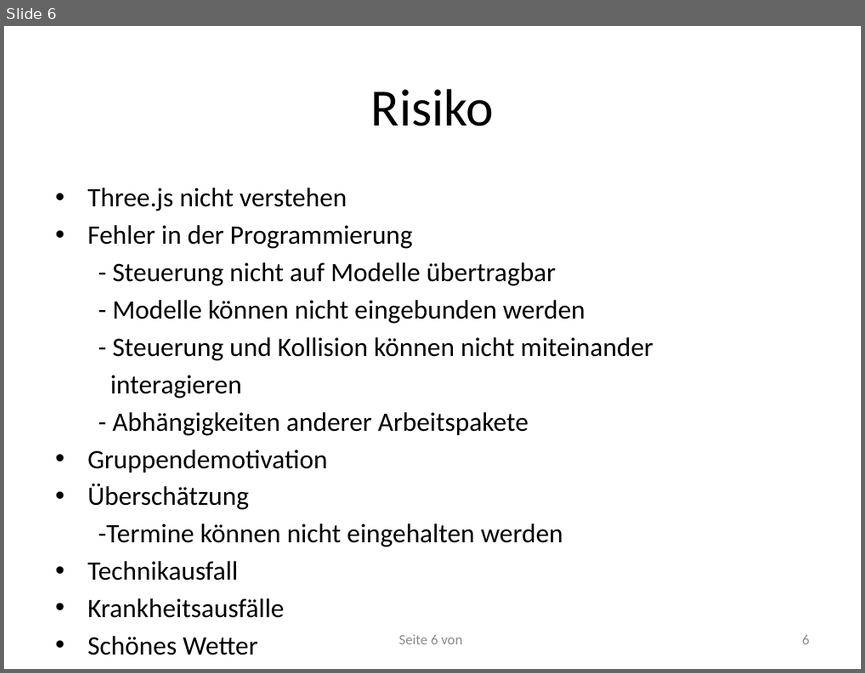
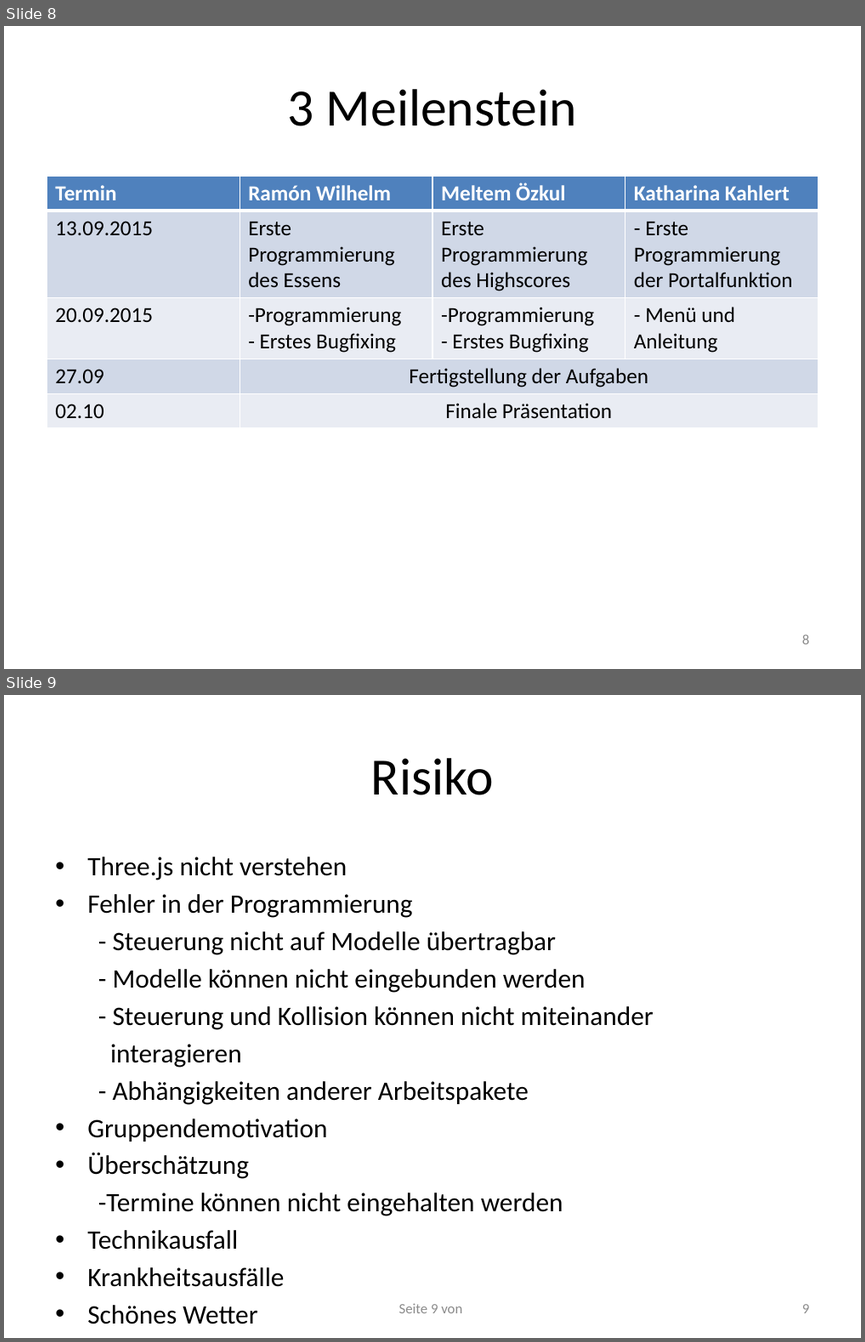
Before and after one commit to RamoramaInteractive/GDV-Projekt, a slide deck: Planungspraesentation-Mitte Juni/Planungspräsentation V. 1.pptx. Shown one above the other, each under a label of ours: slide 6 before the commit, slides 8 and 9 after it. The pictures are 865x673 and 865x1342 pixels, drawn with LibreOffice and Linux fonts; fonts in the diff are those of the drawing. Boxes give left, top, right and bottom in pixels: in the first picture for what was removed or moved away, otherwise in the second. Text is boxed around its words. In the diff, an @@ line names an element or a change of style, - is before the commit and + after.

Commit message:
Meilensteine geklärt

```diff
--- a/Planungspraesentation-Mitte Juni/Planungspräsentation V. 1.pptx
+++ b/Planungspraesentation-Mitte Juni/Planungspräsentation V. 1.pptx
@@ slide 8 added at <box>4,26,861,669</box>, background #FFFFFF @@
@@ title added at <box>288,89,577,126</box>, 44 pt, text #000000 @@
+3 Meilenstein
@@ table added at <box>46,176,818,426</box>, 5 rows, 4 columns @@
+Termin | Ramón Wilhelm | Meltem Özkul | Katharina Kahlert
+13.09.2015 | Erste Programmierung des Essens | Erste Programmierung des Highscores | - Erste Programmierung der Portalfunktion
+20.09.2015 | -Programmierung / - Erstes Bugfixing | -Programmierung / - Erstes Bugfixing | - Menü und Anleitung
+27.09 | Fertigstellung der Aufgaben |  | 
+02.10 | Finale Präsentation |  | 
@@ page number added at <box>802,634,809,644</box>, 12 pt, text #8C8C8C @@
+8
@@ what was slide 6 is now slide 9 @@
@@ page number at <box>399,1303,462,1313</box>: text changed @@
-Seite 6 von
+Seite 9 von
@@ page number at <box>802,1304,809,1313</box>: text changed @@
-6
+9
```
Also in this commit, not shown: 1 slide changed, 2 other slides added.
